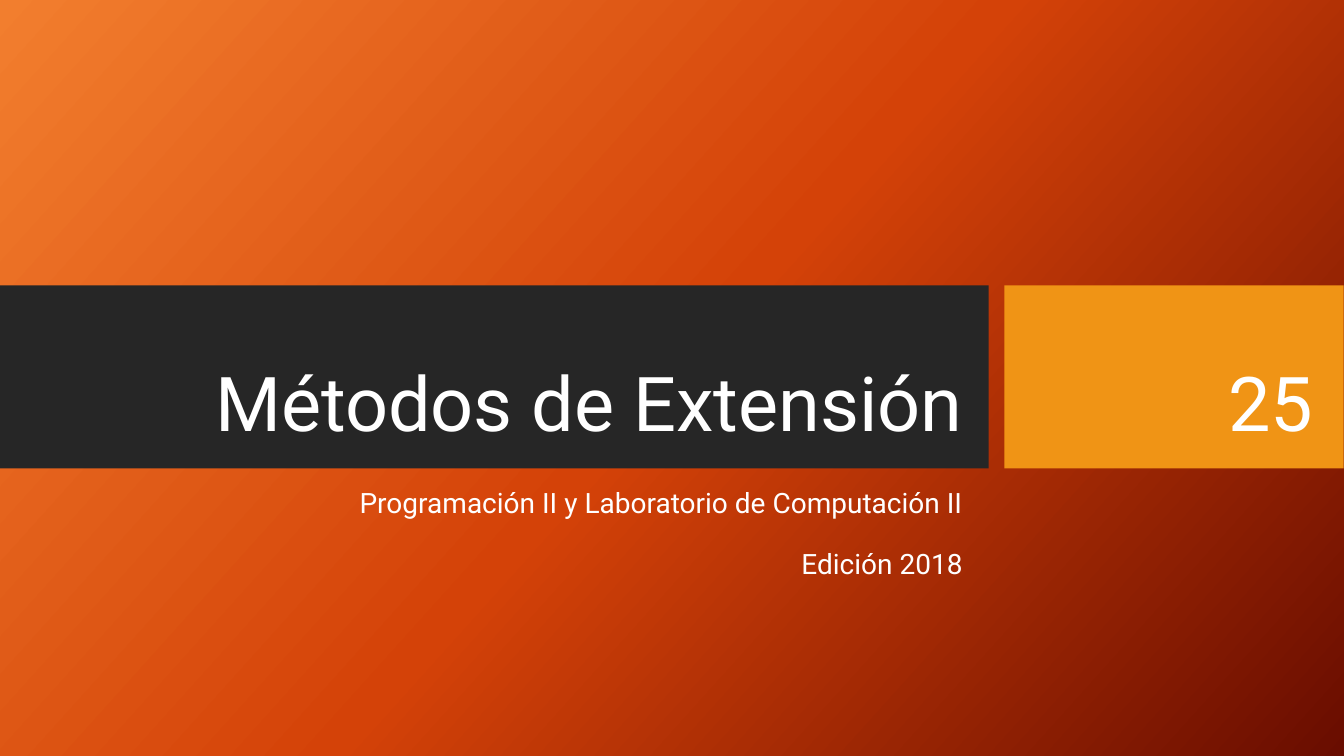
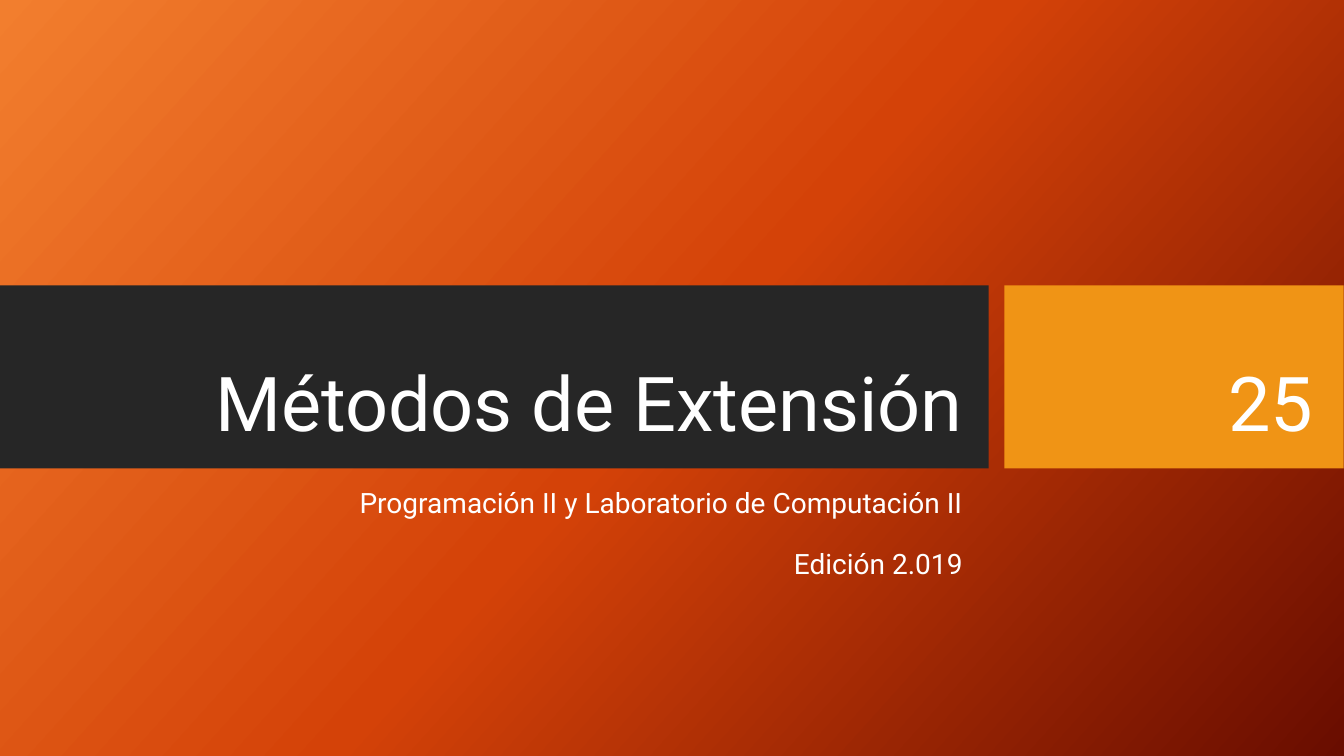
Before and after one commit to FedeDavila1984/utn_prog_y_lab_II, a slide deck: slide 1 of PPTs/ProgramacionII_Clase_25-2018.pptx. Drawn at 1344x756 pixels with LibreOffice and Linux fonts; fonts in the diff are those of the drawing; background and template pictures are left out. Boxes give left, top, right and bottom in pixels: in the first picture for what was removed or moved away, otherwise in the second. Text is boxed around its words. In the diff, an @@ line names an element or a change of style, - is before the commit and + after.

```diff
--- a/PPTs/ProgramacionII_Clase_25-2018.pptx
+++ b/PPTs/ProgramacionII_Clase_25-2018.pptx
@@ subtitle at <box>794,553,962,575</box>: text changed @@
-Edición 2018
+Edición 2.019
```
Also in this commit, not shown: 1 slide added, 10 other files.
